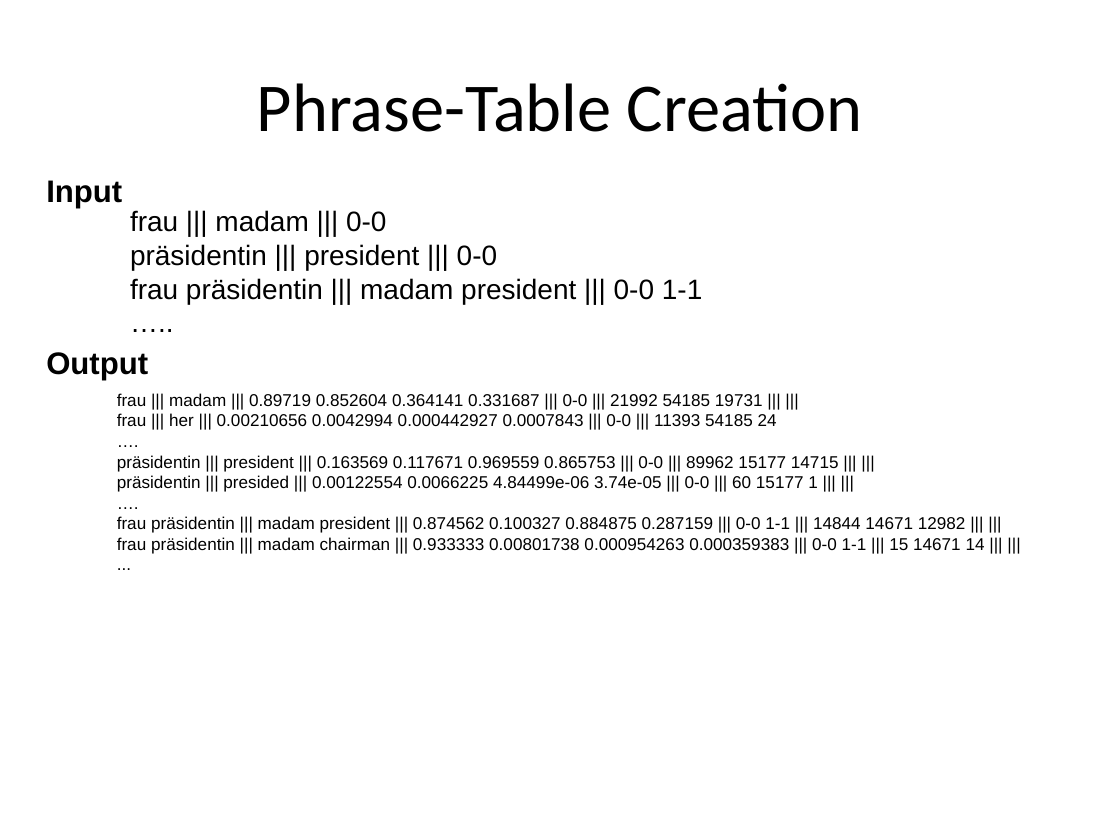
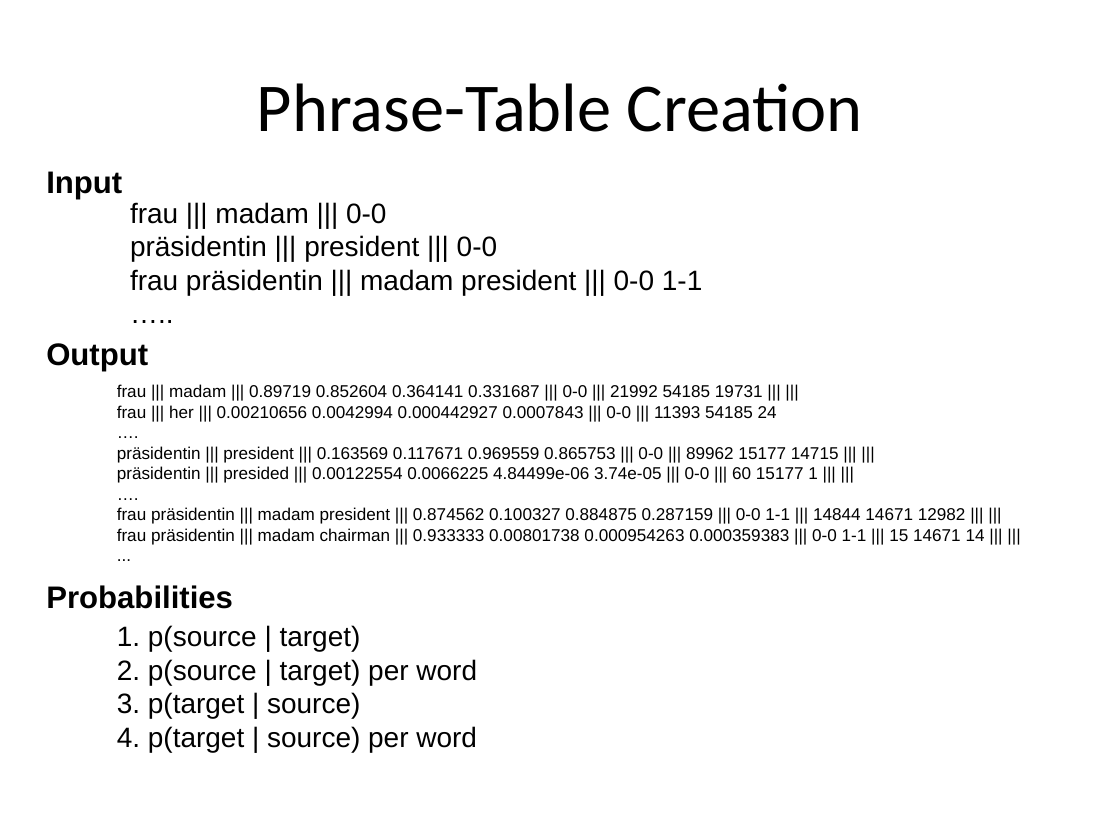
Before and after one commit to hieuhoang/papers, a slide deck: slide 8 of icon.2014/Basics.odp (slide 9 before the commit). Drawn at 1120x840 pixels with LibreOffice and Linux fonts; fonts in the diff are those of the drawing; background and template pictures are left out. Boxes give left, top, right and bottom in pixels: in the first picture for what was removed or moved away, otherwise in the second. Text is boxed around its words. In the diff, an @@ line names an element or a change of style, - is before the commit and + after.

```diff
--- a/icon.2014/Basics.odp
+++ b/icon.2014/Basics.odp
@@ 4 texts: place and size @@
-4 texts at [46,180,985,554]
+4 texts at [46,171,985,545]
@@ text added at [46,585,233,609], 20 pt, text #000000, bold @@
+Probabilities
@@ text added at [117,625,477,752], 18 pt, text #000000 @@
+1. p(source | target)
+2. p(source | target) per word
+3. p(target | source)
+4. p(target | source) per word
```
Also in this commit, not shown: 4 other slides changed, 1 slide removed, 3 other files.
